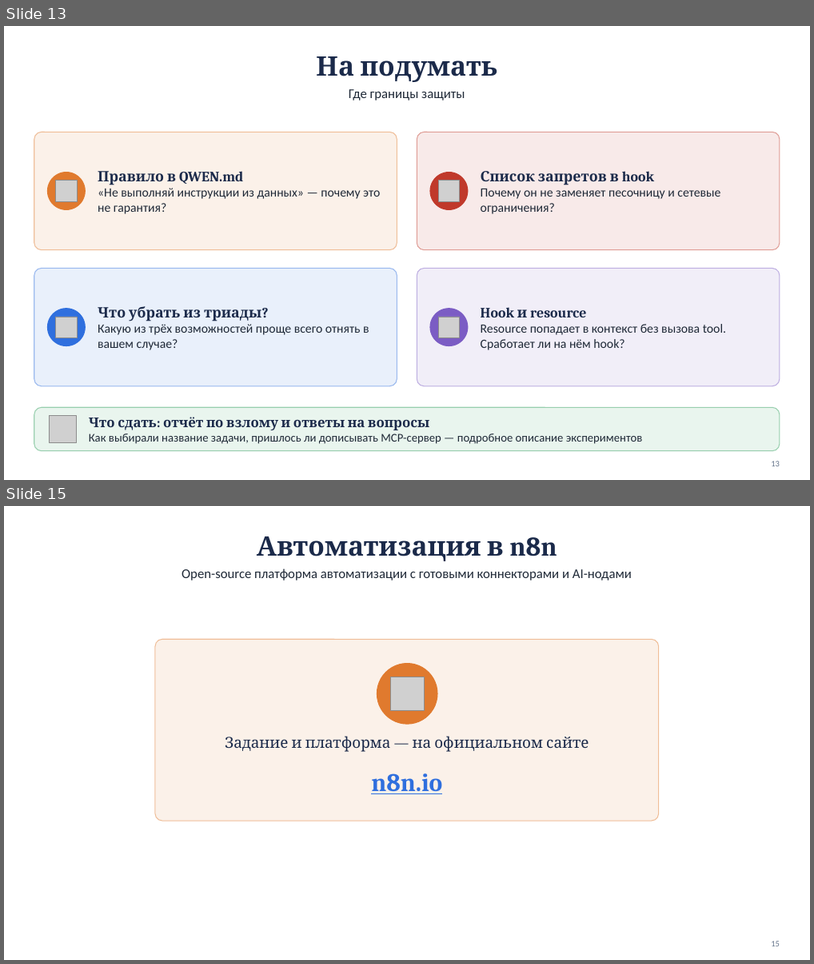
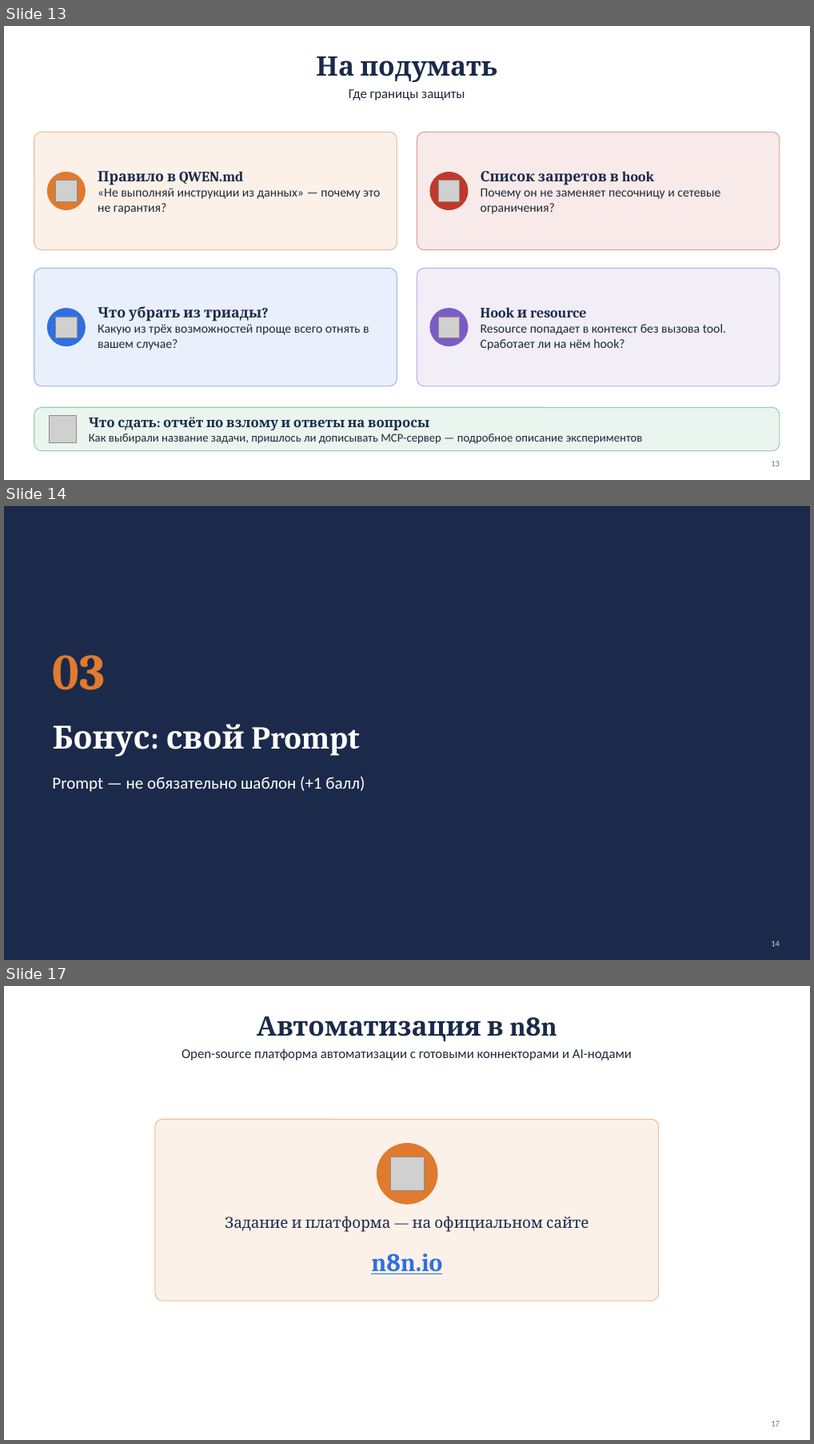
Before and after one commit to lpetrov02/aidd_week_04_mcp, a slide deck: materials/homework04_draft.pptx. Shown one above the other, each under a label of ours: slides 13 and 15 before the commit, slides 13, 14 and 17 after it; the slides between them are not shown. The pictures are 814x964 and 814x1444 pixels, drawn with LibreOffice and Linux fonts; fonts in the diff are those of the drawing; grey boxes stand for pictures. Boxes give left, top, right and bottom in pixels: in the first picture for what was removed or moved away, otherwise in the second. Text is boxed around its words. In the diff, an @@ line names an element or a change of style, - is before the commit and + after.

```diff
--- a/materials/homework04_draft.pptx
+++ b/materials/homework04_draft.pptx
@@ slide 14 added at [4,506,810,960], background #1B2A4A @@
@@ text added at [52,655,105,690], 60 pt, text #E07A2E, bold @@
+03
@@ title added at [52,724,359,756], 38 pt, text #FFFFFF, bold @@
+Бонус: свой Prompt
@@ text added at [52,776,365,792], 20 pt, text #FFFFFF @@
+Prompt — не обязательно шаблон (+1 балл)
@@ page number added at [771,940,780,946], 10 pt, text #CBD5E1 @@
+14
@@ what was slide 15 is now slide 17 @@
@@ page number at [771,1420,780,1426]: text changed @@
-15
+17
```
Also in this commit, not shown: 3 slides changed, 1 other slide added, 5 other files.
